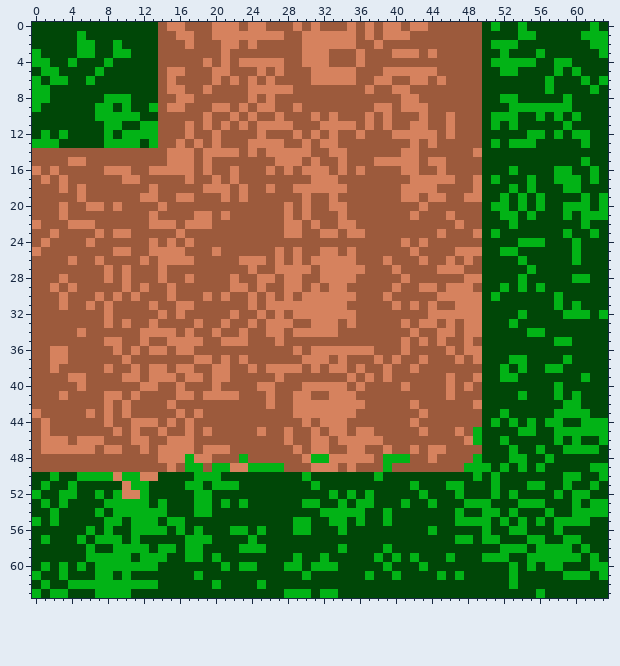
One commit to this pixel-art sprite: img/tiles/turn_3.png. The picture above is the old version.
The file is 64x64 pixels.
And afterwards:
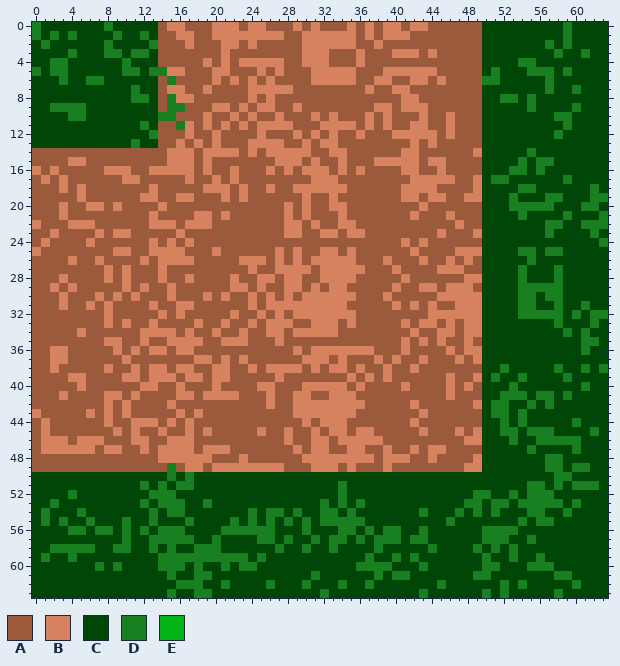
Palette (. is transparent): A #9c5a3c  B #d6825e  C #004707  D #198022  E #02b316
What changed:
Changed rows in their new state; - is an unchanged pixel.
first column x 0:
 0 D-------D------------------------------------------C--C----D--C-
 1 D-D-DC---D--D-----------------------------------------CC---D-CCC
 2 -D---CC-DC---D-------------------------------------CCC---D-D--CC
 3 C---DCC-DDCDD---------------------------------------C---C-D--D-C
 4 CCDDC---C-D----------------------------------------CCCDD--CC----
 5 DCDD---C--DD-DD------------------------------------DCC-DDDCDC---
 6 C-CD--DD-------D----------------------------------DD-----D---C-C
 7 CC---------D---------------------------------------------D--D-C-
 8 CC------CCCDD--D------------------------------------DD-D---C----
 9 C-DDDD-CC-C--C-DD------------------------------------CCDCCCCD---
10 ----DD-CCCCC--DD-----------------------------------CCC--C-DDC---
11 --------CC--DC--D----------------------------------C-C-----D----
12 -C-C----C-CCCD-----------------------------------------CC-D-CC--
13 CCC-----CCCD-C-------------------------------------C-CCC-----C--
14 -------------------------------------------------------D--------
15 ------------------------------------------------------D-DD---C--
16 -----------------------------------------------------DD-D-CC--C-
17 ---------------------------------------------------DD--C--CDC-C-
18 -----------------------------------------------------CDD---CC-D-
19 ----------------------------------------------------CDC-CDD--CDD
20 ---------------------------------------------------CCDDDDD-CCDDC
21 ----------------------------------------------------CCDC---D-CCD
22 -----------------------------------------------------C---DD--DDD
23 ---------------------------------------------------C-----D-C--D-
24 ------------------------------------------------------CCC---C--D
25 ----------------------------------------------------CCDD-DD-C---
26 ------------------------------------------------------CD----C---
27 ------------------------------------------------------DC--D-----
28 ------------------------------------------------------D---D-CC--
29 ----------------------------------------------------C-DDDDD-----
30 ---------------------------------------------------C--DD-DD-----
31 ------------------------------------------------------DD--D-CD--
32 ------------------------------------------------------DDDDDCDCDD
33 -----------------------------------------------------C----D---D-
34 -------------------------------------------------------CC--D-D--
35 ----------------------------------------------------------CC-DD-
36 -------------------------------------------------------------D--
37 -----------------------------------------------------CC----C----
38 ----------------------------------------------------D-C--CD--D-D
39 ---------------------------------------------------DCCD----D-C--
40 -----------------------------------------------------D----C--D--
41 ----------------------------------------------------DDD-DDCDC---
42 ---------------------------------------------------DD--D-D-CC---
43 ---------------------------------------------------DD-D---CCCC--
44 ---------------------------------------------------CDCDC-CC-DCCC
45 -------------------------------------------------B--DDCDDDCCCCDC
46 -------------------------------------------------B--CD--DDDDD--C
47 -----------------------------------------------------C-DC--CDCC-
48 -----------------B-----B-------BB------BBB-------B---CC--DD-----
49 ---------------D-BB-BB--BBBB-----------B--------BBC-C-C-CDD-DDCC
50 --C--CCCCCCCCC-D-DCCC---------C-------C----------C-C------DDC--C
51 -C--C-----CCD-D-DDC-CCC--------C--D-------C---CC---C---DD-DCDDD-
52 C--CD--C-CCCCDDD--CC-------------CDC-C-----C---C-DDC-D-DDDC-CC--
53 -CDC----CCCCD-DDD-CD-C-C------CCD-D-DC---C--C---DDCDD-DDDDD-D-CC
54 -DC--D-C-CCCCDCDD-CC----D-DD-D--DDCDC--C---D---D-DCD-C-DDC-DCCCC
55 CDCD--D-CCDCCD-CCD----D-D-D-DCD-DDDDD--C------DCCCC-C-D-DDCCCC--
56 ----DDCDD-DCDCDDD-C--DDDDDD--CD---DD-D-DD--DC-----DDDDC---C-----
57 -C---C-CCCDC-DDDDDCCD---CDD-D--D-DD-D-DDD-DD---CC-DDD--DC--CC---
58 --DDDDD--DDCCDCD-CDDD--CCC-D--D--DC---DC----D----D-DCDC-CCCC-C--
59 -D--D-CCCCC-CCDDDDDDDDDD-D---C--C----DC-D-D---C---DCCD-CDCCCC-C-
60 -C-C-C-DCDCCCCDDD-D--D-DD---CC-CCC--DDDD---D------DD-C-DDDC---CC
61 C--C---CC-C----D--DD----------CD-----CD-DD---C-C-DD--C----DDCC-C
62 -C--CCCCCCCCCC--DDD-CD---CD---D---D--D-------D------DCD-----D---
63 C-CC---CCCC----D--DD--------CCC-DC---------D------D-D---C-D-----
Boxes around the changes in both pictures, in picture pixels (x1, y1, x2, y2):
changed: (32, 22, 608, 598)
